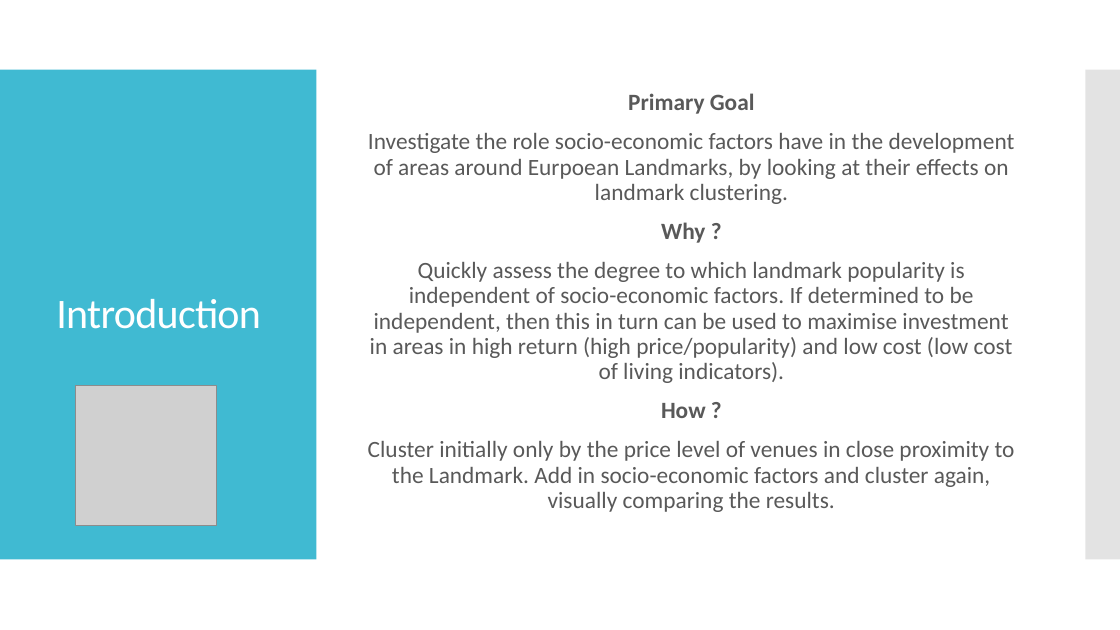
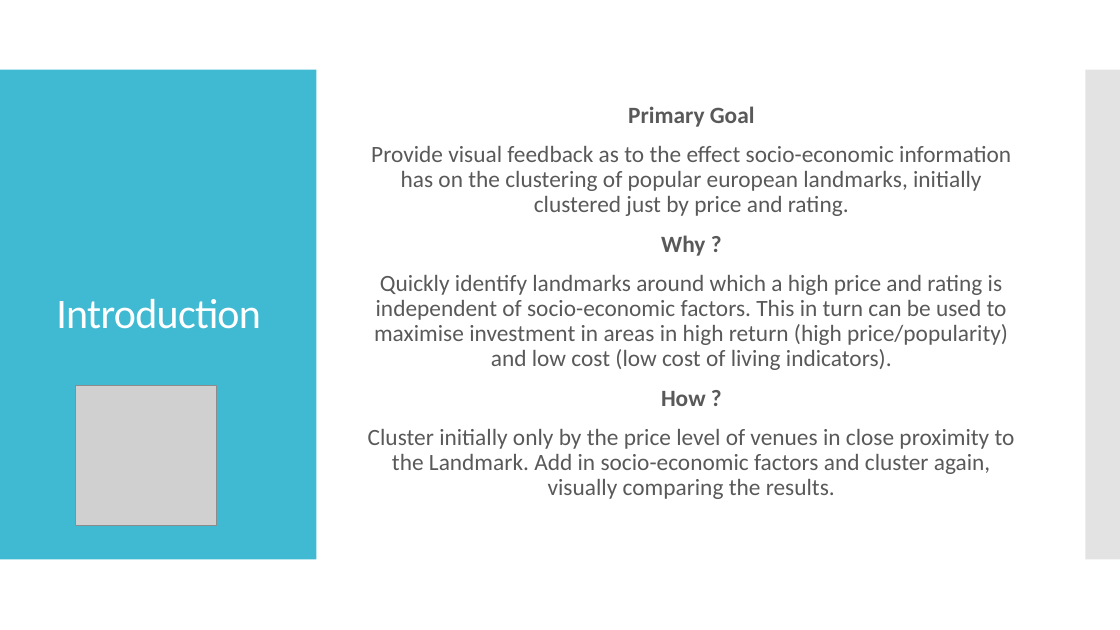
Before and after one commit to bill-looby/Coursera_Capstone, a slide deck: slide 2 of ReportIntro.pptx. Drawn at 1120x630 pixels with LibreOffice and Linux fonts; fonts in the diff are those of the drawing; grey boxes stand for pictures. Boxes give left, top, right and bottom in pixels: in the first picture for what was removed or moved away, otherwise in the second. Text is boxed around its words. In the diff, an @@ line names an element or a change of style, - is before the commit and + after.

Commit message:
Update Intro

```diff
--- a/ReportIntro.pptx
+++ b/ReportIntro.pptx
@@ text at (371,146,1011,216): text changed @@
-Investigate the role socio-economic factors have in the development of areas around Eurpoean Landmarks, by looking at their effects on landmark clustering.
+Provide visual feedback as to the effect socio-economic information has on the clustering of popular european landmarks, initially clustered just by price and rating.
@@ text at (374,275,1008,370): text changed @@
-Quickly assess the degree to which landmark popularity is independent of socio-economic factors. If determined to be independent, then this in turn can be used to maximise investment in areas in high return (high price/popularity) and low cost (low cost of living indicators).
+Quickly identify landmarks around which a high price and rating is independent of socio-economic factors. This in turn can be used to maximise investment in areas in high return (high price/popularity) and low cost (low cost of living indicators).
```
Also in this commit, not shown: 3 other slides changed.
